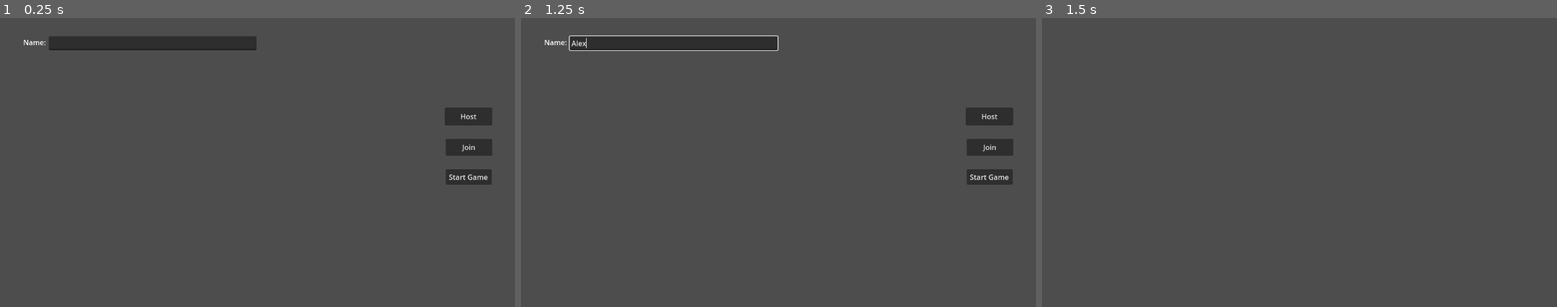
Above: before the commit, frames 1-3 (left to right).
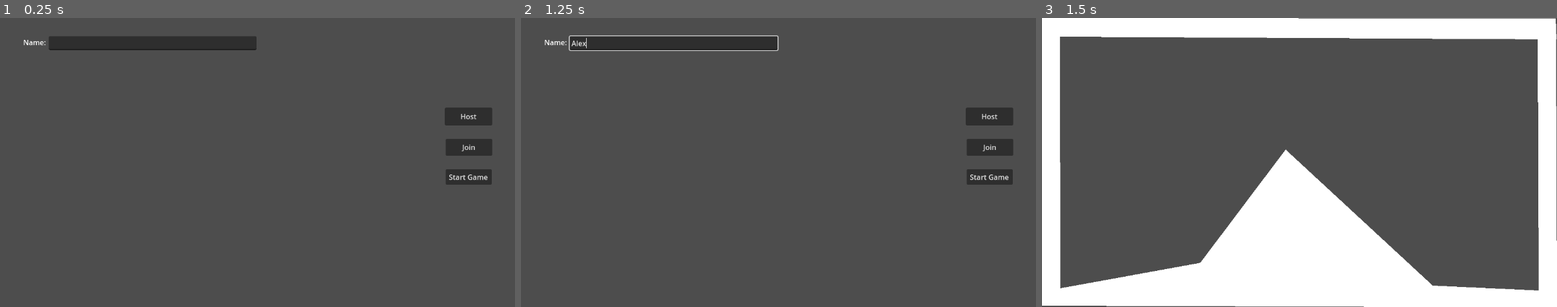
Above: after the commit, the same moments.

Repository: Omaly123/RoundsClone
Game: Godot game, scene res://MultiplayerScene.tscn
The game is run twice, just before and just after one commit, with the same random seed, the same clock (stepped at 60 frames per second) and the same inputs. The project has no main scene, so this scene is started directly.
Inputs (mouse positions are in pixels of both pictures, inside the frame that each line leads up to):
- Up to frame 1 (0.25 s): no input
- Up to frame 2 (1.25 s): click (675, 44) at 0.52 s; type "Alex" at 0.6 s
- Up to frame 3 (1.5 s): click "Start Game" at 1.25 s

Frames 1-2 are identical in both runs. In frame 3, 33% of the frame differs, in the area x 0-100%, y 0-100%.

Commit message:
Bounces YAAAAAAY

Diff:
--- a/GameManager.gd
+++ b/GameManager.gd
@@ -4,9 +4,16 @@
 
 # Called when the node enters the scene tree for the first time.
 func _ready():
+
 	pass # Replace with function body.
 
 
 # Called every frame. 'delta' is the elapsed time since the previous frame.
 func _process(delta):
 	pass
+
+
+func player_died(id):
+	if Players.size() == 1:
+		pass
+	pass
--- a/Levels/Testscene2.tscn
+++ b/Levels/Testscene2.tscn
@@ -48,3 +48,4 @@
 
 [node name="Polygon2D" type="Polygon2D" parent="Environment/StaticBody2D/CollisionPolygon2D"]
 position = Vector2(-109, -512)
+polygon = PackedVector2Array(1110, 48, 1151, 48, 1153, 649, 1, 645, 0, 0, 1150, 1, 1152, 48, 41, 42, 42, 606, 355, 549, 546, 295, 875, 600, 1112, 611)
--- a/Player.gd
+++ b/Player.gd
@@ -1,28 +1,29 @@
 extends CharacterBody2D
 
 
-var SPEED = 300.0
-var JUMP_VELOCITY = -400.0
-var JUMP_FORCE_UP = 5
-var JUMP_FORCE_DOWN = 10
+@export var SPEED = 300.0
+@export var JUMP_VELOCITY = -400.0
+@export var JUMP_FORCE_UP = 5
+@export var JUMP_FORCE_DOWN = 10
 
 # Get the gravity from the project settings to be synced with RigidBody nodes.
 var gravity = ProjectSettings.get_setting("physics/2d/default_gravity")
 var blocking = 0
-var attackCD = 60 #60 delta is 1sec
+@export var attackCD = 60 #60 delta is 1sec
 var attackCDTimer = 300
-var blockCD = 60 #60 delta is 1sec
+@export var blockCD = 60 #60 delta is 1sec
 var blockCDTimer = 0
 var cards : Array
-var damage = 10
-var bullet_speed = 600
-var max_ammo = 88
+@export var damage = 30
+@export var bullet_speed = 600
+@export var bounces = 0
+@export var max_ammo = 3
 var ammo = 3
-var reloadCD = 300
+@export var reloadCD = 300
 var reloadCDTimer = 600
 var chamber : Array
 var health = 100
-var max_health = 100
+@export var max_health = 100
 @export var bullet: PackedScene
 @export var chamber_bullet: PackedScene
 signal died
@@ -36,9 +37,9 @@
 	if health <= 0: death.rpc()
 	if $MultiplayerSynchronizer.get_multiplayer_authority() == multiplayer.get_unique_id():
 		$GunRotation.look_at(get_viewport().get_mouse_position())
-		if Input.is_action_just_pressed("leftclick"):
+		if Input.is_action_just_pressed("leftclick") && attackCDTimer <= 0:
 			fire.rpc()
-		if Input.is_action_just_pressed("rightclick"):
+		if Input.is_action_just_pressed("rightclick") && blockCDTimer <= 0:
 			block_start.rpc()
 		if blocking >= 1:
 			blocking -=1
@@ -49,6 +50,9 @@
 	#reloading:
 	if reloadCDTimer > 0 && chamber.size() < max_ammo: reloadCDTimer -= 1
 	if reloadCDTimer == 0: reload.rpc()
+	#cooldowns:
+	if attackCDTimer > 0: attackCDTimer -= 1
+	if blockCDTimer > 0: blockCDTimer -= 1
 	pass
 
 
@@ -56,14 +60,17 @@
 	if $MultiplayerSynchronizer.get_multiplayer_authority() == multiplayer.get_unique_id():
 		# Add the gravity.
 		if not is_on_floor():
-			velocity.y += gravity * delta
+			if is_on_wall() && velocity.y > 0:
+				velocity.y += gravity * delta *0.2
+			else:
+				velocity.y += gravity * delta
 			if Input.is_action_pressed("bt_w") or Input.is_action_pressed("space"):
 				velocity.y -= JUMP_FORCE_UP
 			if Input.is_action_pressed("bt_s"):
 				velocity.y += JUMP_FORCE_DOWN
 
 		# Handle Jump.
-		if Input.is_action_just_pressed("ui_accept") and is_on_floor():
+		if Input.is_action_just_pressed("ui_accept") and(is_on_floor() or is_on_wall()):
 			velocity.y = JUMP_VELOCITY
 
 		# Get the input direction and handle the movement/deceleration.
@@ -85,10 +92,12 @@
 		b.SPEED = bullet_speed
 		b.shooter = $"."
 		b.damage = damage
+		b.bounces = bounces
 		#print($GunRotation/BulletSpawn.rotation)
 		get_tree().root.add_child(b)
 		chamber[chamber.size()-1].queue_free()
 		chamber.remove_at(chamber.size()-1)
+		attackCDTimer = attackCD
 
 @rpc("any_peer","call_local")
 func hit(damage, effects):
--- a/bullet.gd
+++ b/bullet.gd
@@ -6,7 +6,7 @@
 # Get the gravity from the project settings to be synced with RigidBody nodes.
 var gravity = ProjectSettings.get_setting("physics/2d/default_gravity")
 var direction : Vector2
-var bounces = 5
+var bounces = 0
 var old_velocity : Vector2
 var damage = 10
 var shooter
